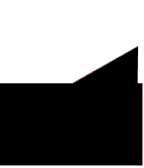
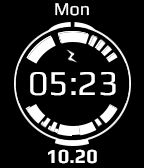
Layers edited between the first and the second 144x168 image:
showed "Mon" over [55, 3, 89, 16]
showed "10.20" over [48, 149, 97, 164]
showed "05:23" over [30, 72, 116, 96]
showed "seconds dial" over [14, 22, 131, 146]
hid "batteryMask" over [0, 0, 144, 168]
showed "bottomBar" over [26, 83, 118, 136]
showed "batteryBar" over [27, 32, 118, 83]
showed group "watchface" (16 layers) over [1, 5, 144, 161]
showed "Rectangle 1" over [1, 63, 144, 103]
showed "Ellipse 5" over [24, 90, 72, 131]
showed "Ellipse 8 copy" over [30, 41, 114, 125]
showed "Layer 2 copy" over [85, 35, 104, 61]
showed "Layer 2 copy 3" over [40, 110, 59, 132]
showed "Layer 3" over [25, 93, 117, 135]
showed "Group 2 copy" over [26, 31, 117, 67]
showed group "Group 2" (3 layers) over [26, 31, 118, 135]
showed "Layer 2" over [86, 34, 105, 60]
showed "Ellipse 8" over [26, 31, 118, 135]
showed "Rectangle 2" over [57, 5, 88, 161]
showed "Layer 3 copy" over [25, 31, 117, 135]
showed group "Group 3" (2 layers) over [15, 26, 130, 141]
showed "Ellipse 9 copy" over [16, 27, 129, 140]
showed "Ellipse 9" over [15, 26, 130, 141]
showed "Layer 1" over [0, 0, 144, 168]
…and 2 more changes (2 visibility)
